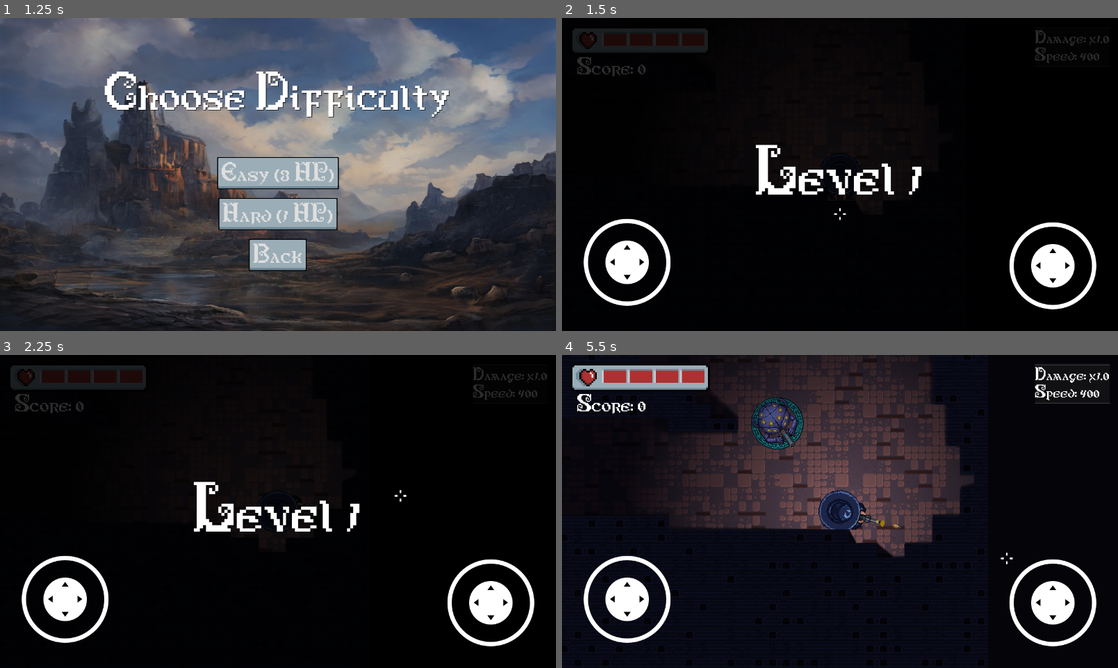
Above: before the commit, frames 1-4 (two rows, left to right).
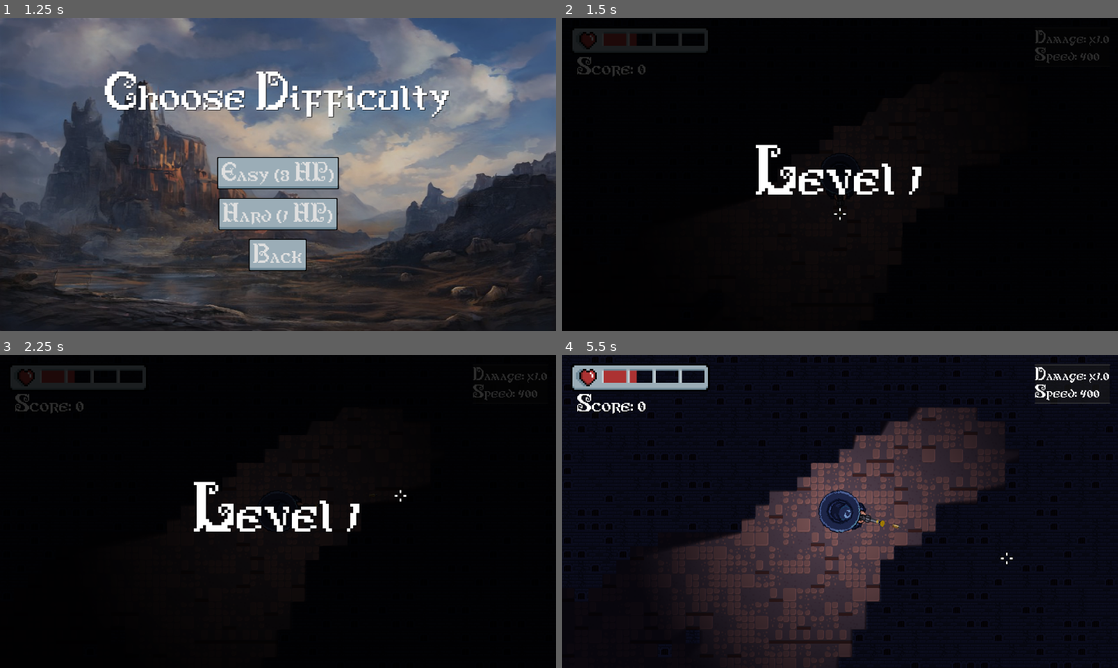
Above: after the commit, the same moments.

Repository: Warmoder/Gunpowder-Grimoires
Game: Godot game, scene res://main_menu.tscn
Same seed, same stepped clock (60 frames per second), same inputs: the game is played once before the commit and once after it. Sound files missing from this copy of the repository are replaced by a short silence.
Inputs (mouse positions are in pixels of both pictures, inside the frame that each line leads up to):
- Up to frame 1 (1.25 s): click "Start Game" at 0.5 s
- Up to frame 2 (1.5 s): click "Hard (1 HP)" at 1.25 s
- Up to frame 3 (2.25 s): tap Enter at 2 s; move the mouse to (400, 495) at 2.02 s; press the mouse at (400, 495) at 2.03 s; hold D (move_right) from 2.03 s (still down)
- Up to frame 4 (5.5 s): release D (move_right) at 2.75 s; release the mouse at (962, 495) at 2.75 s; drag from (728, 527) to (840, 511) at 2.77 s; move the mouse to (895, 442) at 3.52 s; press the mouse at (895, 442) at 3.53 s; hold D (move_right) 3.53-4.25 s; release the mouse at (895, 442) at 4.25 s; drag from (812, 574) to (673, 464) at 4.27 s; move the mouse to (1006, 558) at 5.02 s; press the mouse at (1006, 558) at 5.03 s; hold A (move_left) from 5.03 s (still down)

Frame 1 is identical in both runs. In frame 2, 3.6% of the frame differs, in the area x 3-97%, y 5-94%; in frame 3, 3.6%; in frame 4, 34%, in the area x 0-97%, y 0-100%.

Commit message:
Added shotgun, added sound and changed map generator, changed boss hp and added resistance to shotgun

Diff:
--- a/GameManager.gd
+++ b/GameManager.gd
@@ -86,10 +86,10 @@
 	current_difficulty = difficulty_level
 	if current_difficulty == Difficulty.EASY:
 		base_health = 3
-		max_health = 4
+		max_health = 5 # На легкому режимі можна мати до 5 ХП
 	else:
 		base_health = 1
-		max_health = 1
+		max_health = 3 # На складному старт з 1, але можна долікуватись до 3
 
 func go_to_next_level():
 	current_level += 1
--- a/InputManager.gd
+++ b/InputManager.gd
@@ -1,20 +1,14 @@
 extends Node
 
 func _enter_tree():
-	# Встановлюємо режим обробки, щоб він ігнорував паузу
 	process_mode = Node.PROCESS_MODE_ALWAYS
 
 func _unhandled_input(event):
-	# Перевіряємо, чи існує зараз дерево сцени і чи є в ньому вузол "Map"
-	if get_tree().root.has_node("Map"):
+	# --- ПРАЦЮЄМО ТІЛЬКИ НА НЕ-АНДРОЇД ПЛАТФОРМАХ ---
+	if OS.get_name() != "Android":
 
-		var main_scene = get_tree().root.get_node("Map")
+		if get_tree().root.has_node("Map"):
+			var main_scene = get_tree().root.get_node("Map")
 
-		# Перевіряємо, чи натиснута клавіша Escape або кнопка "Назад" на Android
-		if event.is_action_pressed("ui_cancel"):
-
-			# Кажемо системі, що ми обробили подію (важливо для Android)
-			get_tree().root.set_input_as_handled()
-
-			# Викликаємо нашу функцію паузи
-			main_scene.toggle_pause()
+			if event.is_action_pressed("ui_cancel"):
+				main_scene.toggle_pause()
--- a/boss.gd
+++ b/boss.gd
@@ -1,6 +1,6 @@
 extends CharacterBody2D
 
-@export var health = 15
+@export var health = 24
 @export var speed = 70.0
 @export var stop_distance = 200.0
 
@@ -18,6 +18,7 @@
 var player
 # Змінна для пам'яті
 var last_known_position: Vector2
+var is_dead = false
 
 signal died
 
@@ -90,10 +91,24 @@
 	shoot_sound.play()
 	shoot_timer.start()
 
-func take_damage(amount):
-	health -= amount
+func take_damage(amount, weapon_type = ""):
+	if is_dead: return
+
+	var final_damage = amount
+
+	# --- ЛОГІКА РЕЗИСТУ ---
+	if weapon_type == "shotgun":
+		# Бос отримує лише 25% шкоди від дробовика
+		# Тобто, замість 1 шкоди від дробинки, він отримає 0.25
+		final_damage = amount * 0.25
+		print("Boss resisted shotgun damage! Took: ", final_damage)
+	# ----------------------
+
+	health -= final_damage
+
 	if health <= 0:
-		# Логіка смерті боса
+		is_dead = true
+
 		drop_loot()
 		GameManager.unlock_achievement("boss_killer", "Boss Killer!")
 		emit_signal("died")
--- a/bullet.gd
+++ b/bullet.gd
@@ -4,13 +4,14 @@
 # Ця змінна чекає, поки гравець або ворог її заповнить
 var direction = Vector2.ZERO
 var damage = 1
+var weapon_type = "pistol"
 
 func _process(delta):
 	# Ми рухаємо кулю вздовж цього напрямку
 	position += direction * speed * delta
 
-func _on_body_entered(body: Node2D) -> void:
+func _on_body_entered(body):
 	if body.has_method("take_damage"):
-		body.take_damage(damage) # Передаємо шкоду ворогу
-
+		# Передаємо і шкоду, і свій тип
+		body.take_damage(damage, weapon_type)
 	queue_free()
--- a/damage_up.gd
+++ b/damage_up.gd
@@ -1,6 +1,6 @@
 extends Area2D
 
-@export var duration = 5.0 # Бонус діє 5 секунд
+@export var duration = 13.0 # Бонус діє 13 секунд
 
 func _on_body_entered(body):
 	if body.is_in_group("player") and body.has_method("boost_damage"):
--- a/dungeon_generator.gd
+++ b/dungeon_generator.gd
@@ -1,10 +1,10 @@
 extends Node
 
-# --- РОЗМІРИ КАРТИ ---
+# --- БАЗОВІ РОЗМІРИ КАРТИ (Налаштовуються в Інспекторі) ---
 @export var map_width: int = 160
 @export var map_height: int = 120
 
-# --- НАЛАШТУВАННЯ ГЕНЕРАЦІЇ ---
+# --- БАЗОВІ НАЛАШТУВАННЯ ГЕНЕРАЦІЇ ---
 @export var tunnel_count: int = 30
 @export var brush_radius: int = 3
 
@@ -13,38 +13,61 @@
 @export var walls_layer: TileMapLayer
 
 # --- НАЛАШТУВАННЯ ТАЙЛІВ (ВАРІАЦІЇ) ---
-
-# Джерело для СТІН
 @export var wall_source_id: int = 3
-# Список координат для різних видів стін
 @export var wall_coords: Array[Vector2i] = [Vector2i(0, 0)]
-
-# Джерело для ПІДЛОГИ
 @export var floor_source_id: int = 1
-# Список координат для різних видів підлоги
 @export var floor_coords: Array[Vector2i] = [Vector2i(0, 0)]
-
 
 var floor_cells: Array[Vector2i] = []
 
+# ДИНАМІЧНІ ЗМІННІ (розраховуються для кожного рівня)
+var current_width: int
+var current_height: int
+var current_tunnel_count: int
+var current_brush_radius: int
+
 func generate_map():
-	# Перевірка безпеки: якщо ви забули додати тайли в інспекторі
 	if wall_coords.is_empty() or floor_coords.is_empty():
 		print("ПОМИЛКА: Не додано координати тайлів в Інспекторі!")
 		return []
 
 	print("Починаємо генерацію...")
+
+	# --- 1. РОЗРАХУНОК ДИНАМІЧНОЇ СКЛАДНОСТІ ---
+	var level_bonus = GameManager.current_level - 1
+
+	# З кожним рівнем карта росте
+	current_width = map_width + (level_bonus * 10)
+	current_height = map_height + (level_bonus * 10)
+	current_tunnel_count = tunnel_count + (level_bonus * 2)
+	current_brush_radius = brush_radius
+
+	# Вплив складності
+	if GameManager.current_difficulty == GameManager.Difficulty.EASY:
+		current_brush_radius += 1 # Ширші коридори на Ізі
+		current_tunnel_count -= 5 # Менш заплутано
+	else:
+		current_brush_radius -= 1 # Вужчі коридори на Харді
+		current_tunnel_count += 5 # Більше розвилок
+
+	# Обмеження, щоб генератор не зійшов з розуму на 50-му рівні або не зробив тунель нульовим
+	current_width = min(current_width, 300)
+	current_height = min(current_height, 250)
+	current_tunnel_count = min(current_tunnel_count, 60)
+	current_brush_radius = max(2, current_brush_radius) # Мінімум 2 тайли радіусу
+	# ------------------------------------------
+
 	floor_layer.clear()
 	walls_layer.clear()
 	floor_cells.clear()
 
-	# 1. Заливаємо стінами
+	# 2. Заливаємо стінами
 	fill_map_with_walls()
 
-	# 2. Копаємо тунелі
+	# 3. Копаємо тунелі
 	dig_waypoint_tunnels()
 
-	print("Генерація завершена.")
+	print("Генерація завершена. Радіус: ", current_brush_radius, ", Тунелів: ", current_tunnel_count)
 	return floor_cells
 
 # --- ФУНКЦІЯ ДЛЯ КІМНАТИ БОСА ---
@@ -59,16 +82,17 @@
 			farthest_tile = tile
 
 	var room_radius = 8
+	var padding = room_radius + 2
+
+	# ВИПРАВЛЕННЯ: Обмежуємо центр кімнати ДО того, як малювати її
+	farthest_tile.x = clamp(farthest_tile.x, -current_width/2 + padding, current_width/2 - padding)
+	farthest_tile.y = clamp(farthest_tile.y, -current_height/2 + padding, current_height/2 - padding)
 
 	for x in range(-room_radius, room_radius + 1):
 		for y in range(-room_radius, room_radius + 1):
 			if Vector2i(x, y).length() > room_radius: continue
 
 			var pos = farthest_tile + Vector2i(x, y)
-
-			var padding = room_radius + 2
-			farthest_tile.x = clamp(farthest_tile.x, -map_width/2 + padding, map_width/2 - padding)
-			farthest_tile.y = clamp(farthest_tile.y, -map_height/2 + padding, map_height/2 - padding)
 
 			# Прибираємо стіни
 			walls_layer.set_cell(pos, -1)
@@ -86,28 +110,29 @@
 # --- ДОПОМІЖНІ ФУНКЦІЇ ---
 
 func fill_map_with_walls():
-	var start_x = -map_width / 2
-	var end_x = map_width / 2
-	var start_y = -map_height / 2
-	var end_y = map_height / 2
+	# Використовуємо динамічні змінні (current_width замість map_width)
+	var start_x = -current_width / 2
+	var end_x = current_width / 2
+	var start_y = -current_height / 2
+	var end_y = current_height / 2
 
 	for x in range(start_x, end_x):
 		for y in range(start_y, end_y):
 			var pos = Vector2i(x, y)
-
-			# Вибираємо випадкову стіну зі списку
 			var random_wall = wall_coords.pick_random()
 			walls_layer.set_cell(pos, wall_source_id, random_wall)
 
 func dig_waypoint_tunnels():
 	var current_pos = Vector2i(0, 0)
-	var padding = brush_radius + 2
-	var min_x = -map_width / 2 + padding
-	var max_x = map_width / 2 - padding
-	var min_y = -map_height / 2 + padding
-	var max_y = map_height / 2 - padding
+	var padding = current_brush_radius + 2
 
-	for i in range(tunnel_count):
+	# Використовуємо динамічні змінні
+	var min_x = -current_width / 2 + padding
+	var max_x = current_width / 2 - padding
+	var min_y = -current_height / 2 + padding
+	var max_y = current_height / 2 - padding
+
+	for i in range(current_tunnel_count):
 		var target_x = randi_range(min_x, max_x)
 		var target_y = randi_range(min_y, max_y)
 		var target_pos = Vector2i(target_x, target_y)
@@ -124,15 +149,15 @@
 			current_pos.y = clamp(current_pos.y, min_y, max_y)
 
 func carve_brush(center_pos: Vector2i):
-	for x in range(-brush_radius, brush_radius + 1):
-		for y in range(-brush_radius, brush_radius + 1):
-			if Vector2i(x, y).length() > brush_radius: continue
+	# Використовуємо динамічний радіус
+	for x in range(-current_brush_radius, current_brush_radius + 1):
+		for y in range(-current_brush_radius, current_brush_radius + 1):
+			if Vector2i(x, y).length() > current_brush_radius: continue
 			var draw_pos = center_pos + Vector2i(x, y)
 
 			walls_layer.set_cell(draw_pos, -1)
 
 			if not draw_pos in floor_cells:
-				# Вибираємо випадкову підлогу зі списку
 				var random_floor = floor_coords.pick_random()
 				floor_layer.set_cell(draw_pos, floor_source_id, random_floor)
 				floor_cells.append(draw_pos)
--- a/enemy.gd
+++ b/enemy.gd
@@ -8,6 +8,7 @@
 var player
 # Змінна для "пам'яті" ворога
 var last_known_position: Vector2
+var is_dead = false
 
 @onready var ray_cast = $RayCast
 @onready var base_max_health = health
@@ -69,12 +70,17 @@
 
 	move_and_slide()
 
-# Цю функцію викликає куля
-func take_damage(amount):
+func take_damage(amount, weapon_type = ""):
+	if is_dead: return
+
+	health -= amount
+
 	health -= amount # Віднімаємо здоров'я
 
 	# Перевіряємо, чи здоров'я закінчилось
 	if health <= 0:
+		is_dead = true # Одразу ставимо прапорець смерті!
+
 		emit_signal("died")
 
 		if explosion_scene:
--- a/enemy_shooter.gd
+++ b/enemy_shooter.gd
@@ -17,6 +17,7 @@
 var player
 # Змінна для пам'яті (остання позиція, де бачили гравця)
 var last_known_position: Vector2
+var is_dead = false
 
 signal died
 
@@ -116,10 +117,14 @@
 	shoot_sound.play()
 	shoot_timer.start()
 
-func take_damage(amount):
+func take_damage(amount, weapon_type = ""):
+	if is_dead: return
+
 	health -= amount
 	if health <= 0:
-		# Спочатку дропаємо лут
+		is_dead = true # Одразу ставимо прапорець!
+
+			# Спочатку дропаємо лут
 		drop_loot()
 
 		emit_signal("died")
@@ -127,7 +132,7 @@
 			var explosion = explosion_scene.instantiate()
 			get_tree().root.add_child(explosion)
 			explosion.global_position = global_position
-			explosion.emitting = true # Не забудь про цей фікс для частинок!
+			explosion.emitting = true
 
 		queue_free()
 
--- a/main.gd
+++ b/main.gd
@@ -19,6 +19,7 @@
 @onready var health_bar = $UI/HealthBar
 @onready var stats_panel = $UI/StatsPanel
 @onready var damage_overlay = $UI/DamageOverlay
+@onready var pause_button = $UI/PauseButton
 
 func _ready():
 	var transition = transition_scene.instantiate()
@@ -41,7 +42,7 @@
 	boss.died.connect(teleporter.activate)
 	add_child(boss)
 
-	# 3.5. СКЕЙЛЫНГ СКЛАДНОСТЫ ВОРОГІВ
+	# 3.5. СКЕЙЛІНГ СКЛАДНОСТЫ ВОРОГІВ
 	# Зменшуємо час між спавном ворогів
 	# Рівень 1: 2.0 сек
 	# Рівень 5: 1.6 сек
@@ -66,6 +67,18 @@
 			player_start_tile = test_tile
 
 	player.position = dungeon_generator.floor_layer.map_to_local(player_start_tile)
+
+	var touch_controls = $TouchControls
+
+	if OS.get_name() == "Android":
+		# На Android: джойстики і кнопка паузи видимі
+		touch_controls.show()
+		pause_button.show()
+		pause_button.pressed.connect(_on_pause_button_pressed)
+	else:
+		# На ПК: джойстики і кнопка паузи не потрібні
+		touch_controls.hide()
+		pause_button.hide()
 
 	# 5. СПАВН СУНДУКІВ
 	for i in range(5):
@@ -155,3 +168,7 @@
 	get_tree().paused = not get_tree().paused
 	# І показуємо/ховаємо меню
 	pause_menu.visible = not pause_menu.visible
+
+
+func _on_pause_button_pressed():
+	toggle_pause()
--- a/main.tscn
+++ b/main.tscn
@@ -359,6 +359,19 @@
 
 [node name="DamageOverlay" parent="UI" instance=ExtResource("13_2cqfq")]
 
+[node name="PauseButton" type="Button" parent="UI"]
+process_mode = 3
+anchors_preset = 1
+anchor_left = 1.0
+anchor_right = 1.0
+offset_left = -80.0
+offset_top = 130.0
+offset_right = -30.0
+offset_bottom = 180.0
+grow_horizontal = 0
+theme = ExtResource("9_ycdy4")
+text = "||"
+
 [node name="PauseMenu" parent="." instance=ExtResource("7_272bh")]
 visible = false
 
@@ -367,6 +380,10 @@
 
 [node name="DungeonGenerator" type="Node" parent="." node_paths=PackedStringArray("floor_layer", "walls_layer")]
 script = ExtResource("9_kek77")
+map_width = 190
+map_height = 140
+tunnel_count = 35
+brush_radius = 4
 floor_layer = NodePath("../Floor")
 walls_layer = NodePath("../Walls")
 wall_coords = Array[Vector2i]([Vector2i(6, 4), Vector2i(6, 5), Vector2i(7, 5), Vector2i(8, 5)])
@@ -387,3 +404,4 @@
 layer = 1000
 
 [connection signal="timeout" from="SpawnTimer" to="." method="_on_spawn_timer_timeout"]
+[connection signal="pressed" from="UI/PauseButton" to="." method="_on_pause_button_pressed"]
--- a/player.gd
+++ b/player.gd
@@ -8,6 +8,7 @@
 @export var explosion_scene: PackedScene
 @export var pixels_per_step = 120.0
 @export var muzzle_flash_scene: PackedScene
+@export var shotgun_pellet_scene: PackedScene
 
 # Посилання на дочірні вузли (ініціалізуються при старті)
 @onready var shoot_timer = $ShootTimer
@@ -17,8 +18,7 @@
 @onready var footstep_sound = $FootstepSound
 @onready var step_timer = $StepTimer
 @onready var sprite = $Sprite2D # Посилання на спрайт для блимання
-@onready var move_stick = get_tree().root.get_node("Map/TouchControls/MoveStick")
-@onready var shoot_stick = get_tree().root.get_node("Map/TouchControls/ShootStick")
+@onready var switch_weapon_timer = $SwitchWeaponTimer
 
 # Ігрові змінні
 var current_health: int
@@ -31,6 +31,18 @@
 # Час, що залишився для візуалізації
 var speed_time_left: float = 0.0
 var damage_time_left: float = 0.0
+var move_stick
+var shoot_stick
+# Масив, де будуть зберігатися сцени нашої зброї
+var available_weapons = []
+# Індекс поточної зброї в масиві
+var current_weapon_index = 0
+# Сцена поточної зброї
+var current_weapon_scene
+# Замість простого масиву сцен, ми будемо використовувати масив словників.
+# Кожен словник містить сцену зброї та її унікальні налаштування.
+var weapons_data = []
+var current_weapon_data = {}
 
 signal health_changed(current_health, max_health)
 signal player_healed
@@ -40,10 +52,37 @@
 # --- ВБУДОВАНІ ФУНКЦІЇ GODOT ---
 
 func _ready():
+	# --- 1. ІНІЦІАЛІЗАЦІЯ СТАТІВ ---
 	# Встановлюємо здоров'я на старті гри, беручи БАЗОВЕ значення
 	current_health = GameManager.base_health
 	health_changed.emit(current_health, GameManager.max_health) # Повідомляємо UI про максимум
 	base_speed = speed
+
+	# --- 2. НАЛАШТУВАННЯ ЗБРОЇ (Нова система словників) ---
+	var default_shoot_sound = preload("res://shoot.wav")
+	var shotgun_shoot_sound = preload("res://shotgun_shoot.wav")
+
+	weapons_data = [
+		{
+			"scene": bullet_scene,      # Звичайний пістолет
+			"fire_rate": 0.4,           # Швидкість стрільби
+			"sound": default_shoot_sound # Звук
+		},
+		{
+			"scene": shotgun_pellet_scene, # Дробовик
+			"fire_rate": 1.2,              # Довга перезарядка
+			"sound": shotgun_shoot_sound   # Гучний звук
+		}
+	]
+
+	# Вибираємо першу зброю як активну
+	switch_weapon(0)
+
+	# --- 3. ІНІЦІАЛІЗАЦІЯ КЕРУВАННЯ (Android) ---
+	if OS.get_name() == "Android":
+		# Шукаємо джойстики, ТІЛЬКИ якщо ми на мобільному
+		move_stick = get_tree().root.get_node("Map/TouchControls/MoveStick")
+		shoot_stick = get_tree().root.get_node("Map/TouchControls/ShootStick")
 
 func _process(delta):
 	# --- 1. ЛОГІКА ПОВОРОТУ ---
@@ -109,41 +148,68 @@
 	if is_shooting and shoot_timer.is_stopped():
 		fire()
 
-# --- ВЛАСНІ ФУНКЦІЇ ---
-
 func fire():
-	if not bullet_scene: return
-
-	var bullet_instance = bullet_scene.instantiate()
-
-	# --- НОВИЙ РОЗРАХУНОК ШКОДИ (STACKING) ---
-	var current_damage_multiplier = 1.0
-
-	current_damage_multiplier += damage_boost_count
-
-	if "damage" in bullet_instance:
-		bullet_instance.damage = base_damage * current_damage_multiplier
-	# ------------------------------------------
-
-	# 3. Додаємо на сцену
-	get_tree().root.add_child(bullet_instance)
-
-	# 4. Встановлюємо позицію
-	bullet_instance.global_position = $Sprite2D/Muzzle.global_position
-	# 5. Встановлюємо кут повороту
-	bullet_instance.rotation = global_rotation
-	# 6. Встановлюємо напрямок руху
-	bullet_instance.direction = transform.x
-
-	# Спавн спалаху
+	if not current_weapon_scene: return
+
+	# --- ЛОГІКА РІЗНОЇ ЗБРОЇ ---
+
+	# Якщо в руках звичайна зброя
+	if current_weapon_scene == bullet_scene:
+		# Створюємо одну кулю
+		spawn_bullet(current_weapon_scene)
+
+	# Якщо в руках дробовик
+	elif current_weapon_scene == shotgun_pellet_scene:
+		var pellet_count = 5    # Кількість дробинок
+		var spread_angle = 25.0 # Кут розльоту в градусах
+
+		for i in range(pellet_count):
+			var angle_offset = randf_range(-spread_angle / 2, spread_angle / 2)
+			var final_angle = rotation + deg_to_rad(angle_offset)
+
+			spawn_pellet(current_weapon_scene, final_angle)
+
+	# --- ЗАГАЛЬНІ ЕФЕКТИ ПОСТРІЛУ ---
+
+	# Спалах з дула
 	if muzzle_flash_scene:
 		var flash = muzzle_flash_scene.instantiate()
-		# Додаємо як дочірній до Muzzle, щоб він рухався разом зі зброєю
 		$Sprite2D/Muzzle.add_child(flash)
 
-	# 7. Звук і таймер
+	# Звук і таймер
 	shoot_sound.play()
 	shoot_timer.start()
+
+# --- ДОПОМІЖНІ ФУНКЦІЇ ---
+
+# Ця функція створює звичайну кулю
+func spawn_bullet(scene):
+	var bullet = scene.instantiate()
+	get_tree().root.add_child(bullet)
+
+	# Розрахунок шкоди (з урахуванням бонусів)
+	var multiplier = 1.0 + damage_boost_count
+	if "damage" in bullet:
+		bullet.damage = base_damage * multiplier
+
+	bullet.global_position = $Sprite2D/Muzzle.global_position
+	bullet.rotation = global_rotation
+	bullet.direction = transform.x
+
+# Ця функція створює одну дробинку з заданим кутом
+func spawn_pellet(scene, angle_rad):
+	var pellet = scene.instantiate()
+	get_tree().root.add_child(pellet)
+
+	# Розрахунок шкоди
+	var multiplier = 1.0 + damage_boost_count
+	if "damage" in pellet:
+		# Кожна дробинка має свою шкоду. Можна налаштувати.
+		pellet.damage = 1 * multiplier
+
+	pellet.global_position = $Sprite2D/Muzzle.global_position
+	pellet.rotation = angle_rad
+	pellet.direction = Vector2.from_angle(angle_rad) # Напрямок з кута
 
 # Функція повертає true, якщо шкода була отримана (або щит прийняв удар).
 # Повертає false, якщо гравець в i-frame і проігнорував удар.
@@ -245,18 +311,52 @@
 	print("Invincibility ended")
 
 func update_speed():
-	# Якщо є хоча б один активний бонус швидкості
-	if speed_boost_count > 0:
-		speed = base_speed * 1.5 # Швидкість збільшена
-	else:
-		speed = base_speed # Швидкість звичайна
-
+	# Формула: Базова швидкість * (100% + (40% * кількість бонусів))
+	# 0 бонусів: 1.0 + (0 * 0.4) = x1.0
+	# 1 бонус:   1.0 + (1 * 0.4) = x1.4
+	# 2 бонуси:  1.0 + (2 * 0.4) = x1.8
+	var speed_multiplier = 1.0 + (speed_boost_count * 0.4)
+
+	speed = base_speed * speed_multiplier
 	print("Speed updated. Current speed: ", speed)
 
 func activate_shield():
 	has_shield = true
 	shield_sprite.show() # Показуємо спрайт щита
 	print("Shield Activated!")
+
+func switch_weapon(index):
+	if index >= 0 and index < weapons_data.size():
+		current_weapon_index = index
+		current_weapon_data = weapons_data[current_weapon_index]
+		current_weapon_scene = current_weapon_data["scene"]
+
+		# Оновлюємо таймер перезарядки для нової зброї
+		shoot_timer.wait_time = current_weapon_data["fire_rate"]
+
+		# Оновлюємо звук
+		shoot_sound.stream = current_weapon_data["sound"]
+
+		print("Switched to weapon index: ", current_weapon_index)
+
+func _unhandled_input(event):
+	if not switch_weapon_timer.is_stopped(): return
+
+	if event is InputEventMouseButton:
+		var switched = false
+
+		if event.button_index == MOUSE_BUTTON_WHEEL_UP:
+			var next_index = (current_weapon_index + 1) % weapons_data.size() # ЗМІНА ТУТ
+			switch_weapon(next_index)
+			switched = true
+
+		elif event.button_index == MOUSE_BUTTON_WHEEL_DOWN:
+			var next_index = (current_weapon_index - 1 + weapons_data.size()) % weapons_data.size() # ЗМІНА ТУТ
+			switch_weapon(next_index)
+			switched = true
+
+		if switched:
+			switch_weapon_timer.start()
 
 # --- ОБРОБКА СИГНАЛІВ ---
 
--- a/player.tscn
+++ b/player.tscn
@@ -6,6 +6,7 @@
 [ext_resource type="Texture2D" uid="uid://dvd7g0dw8stjx" path="res://sprite.png" id="3_hqtel"]
 [ext_resource type="PackedScene" uid="uid://d20raonpqngj" path="res://muzzle_flash.tscn" id="4_dw050"]
 [ext_resource type="AudioStream" uid="uid://wirkhll1bes8" path="res://shoot.wav" id="4_hqtel"]
+[ext_resource type="PackedScene" uid="uid://b2difggx4q656" path="res://shotgun_pellet.tscn" id="5_b26j0"]
 [ext_resource type="Texture2D" uid="uid://ccqwu041uovoq" path="res://shield_active_sprite.png" id="5_sweqy"]
 [ext_resource type="AudioStream" uid="uid://eretvg1hk1pu" path="res://footsteps.wav" id="7_1jxqw"]
 
@@ -34,6 +35,7 @@
 bullet_scene = ExtResource("2_i3pqv")
 explosion_scene = ExtResource("3_2hs0m")
 muzzle_flash_scene = ExtResource("4_dw050")
+shotgun_pellet_scene = ExtResource("5_b26j0")
 
 [node name="Sprite2D" type="Sprite2D" parent="."]
 rotation = 1.5707964
@@ -86,4 +88,8 @@
 wait_time = 0.3
 one_shot = true
 
+[node name="SwitchWeaponTimer" type="Timer" parent="."]
+wait_time = 0.2
+one_shot = true
+
 [connection signal="body_entered" from="Hitbox" to="." method="_on_area_2d_body_entered"]
--- a/project.godot
+++ b/project.godot
@@ -35,7 +35,6 @@
 window/size/viewport_width=1280
 window/size/viewport_height=720
 window/subwindows/embed_subwindows=false
-window/handheld/orientation=4
 
 [editor_plugins]
 
@@ -69,11 +68,6 @@
 ]
 }
 
-[input_devices]
-
-pointing/emulate_touch_from_mouse=true
-pointing/emulate_mouse_from_touch=false
-
 [layer_names]
 
 2d_physics/layer_1="player"
--- /dev/null
+++ b/shotgun_pellet.gd
@@ -0,0 +1,22 @@
+extends Area2D
+
+var speed = 1200.0 # Дріб летить швидше, але недовго
+var direction = Vector2.ZERO
+var damage = 1
+var weapon_type = "shotgun"
+
+func _ready():
+	# Створюємо таймер, який знищить дробинку через 0.3 секунди
+	var timer = get_tree().create_timer(0.3)
+	await timer.timeout
+	# Можна додати плавне зникнення перед видаленням
+	queue_free()
+
+func _process(delta):
+	position += direction * speed * delta
+
+func _on_body_entered(body):
+	if body.has_method("take_damage"):
+		# Передаємо і шкоду, і свій тип
+		body.take_damage(damage, weapon_type)
+	queue_free()
--- /dev/null
+++ b/shotgun_pellet.tscn
@@ -0,0 +1,25 @@
+[gd_scene load_steps=4 format=3 uid="uid://b2difggx4q656"]
+
+[ext_resource type="Script" uid="uid://dfoyvqh1jn0ar" path="res://shotgun_pellet.gd" id="1_wjg3x"]
+[ext_resource type="Texture2D" uid="uid://6vfbrhynyi8j" path="res://bullet_sprite.png" id="2_rjb7u"]
+
+[sub_resource type="CapsuleShape2D" id="CapsuleShape2D_v8qja"]
+radius = 4.0
+height = 20.0
+
+[node name="Bullet" type="Area2D"]
+z_index = 5
+collision_layer = 8
+collision_mask = 6
+script = ExtResource("1_wjg3x")
+
+[node name="Sprite2D" type="Sprite2D" parent="."]
+rotation = 1.5707964
+scale = Vector2(0.035, 0.035)
+texture = ExtResource("2_rjb7u")
+
+[node name="CollisionShape2D" type="CollisionShape2D" parent="."]
+rotation = 1.5707964
+shape = SubResource("CapsuleShape2D_v8qja")
+
+[connection signal="body_entered" from="." to="." method="_on_body_entered"]
--- a/speed_up.gd
+++ b/speed_up.gd
@@ -1,6 +1,6 @@
 extends Area2D
 
-@export var duration = 7.0 # Бонус діє 7 секунд
+@export var duration = 15.0 # Бонус діє 15 секунд
 
 func _on_body_entered(body):
 	if body.is_in_group("player") and body.has_method("boost_speed"): # або інша функція
--- a/touch_controls.tscn
+++ b/touch_controls.tscn
@@ -5,6 +5,10 @@
 [node name="CanvasLayer" type="CanvasLayer"]
 
 [node name="MoveStick" parent="." instance=ExtResource("1_1gcqp")]
+offset_top = -300.0
+offset_bottom = 0.0
+scale = Vector2(1.5, 1.5)
+pivot_offset = Vector2(-60, 340)
 use_input_actions = false
 action_left = ""
 action_right = ""
@@ -20,4 +24,6 @@
 offset_right = 0.0
 offset_bottom = 0.0
 grow_horizontal = 0
+scale = Vector2(1.5, 1.5)
+pivot_offset = Vector2(340, 340)
 use_input_actions = false
Not shown, changed: export_presets.cfg
Not shown: 1 places in player.tscn that only renumber resources
Not shown, added: shotgun_pellet.gd.uid
Not shown, added: shotgun_shoot.wav.import
Not shown, removed: GunpowderGrimoires.apk.idsig
Not shown, added: shotgun_shoot.wav
